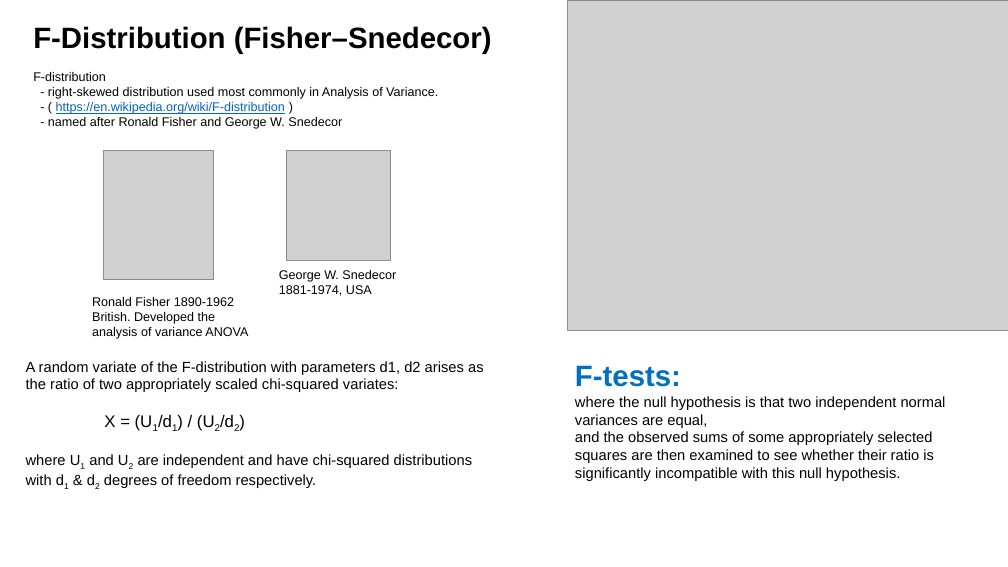
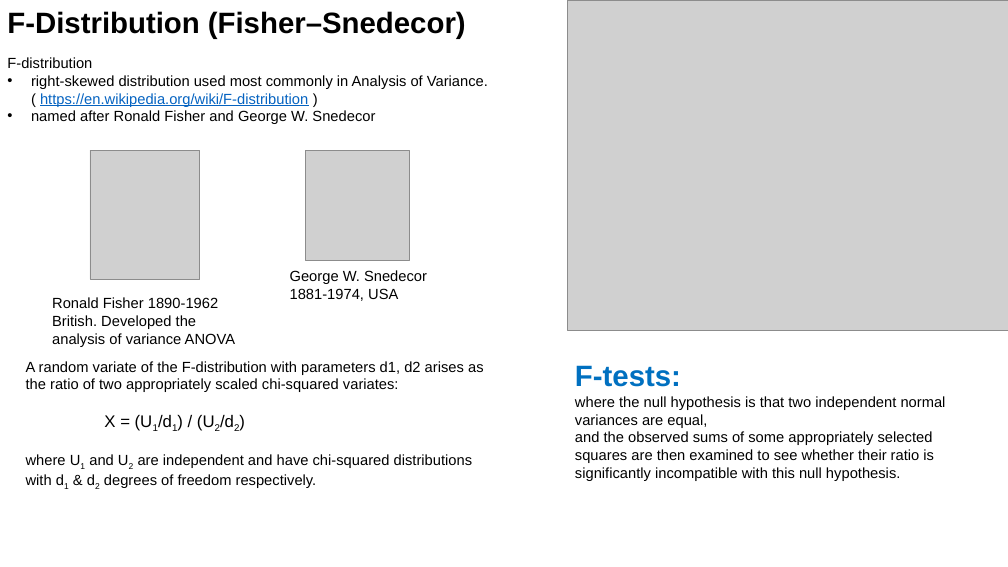
Before and after one commit to lselector/ml_ai_doc, a slide deck: slide 1 of statistics_08_F_ANOVA.pptx. Drawn at 1008x567 pixels with LibreOffice and Linux fonts; fonts in the diff are those of the drawing; grey boxes stand for pictures. Boxes give left, top, right and bottom in pixels: in the first picture for what was removed or moved away, otherwise in the second. Text is boxed around its words. In the diff, an @@ line names an element or a change of style, - is before the commit and + after.

Commit message:
statistics ANOVA

```diff
--- a/statistics_08_F_ANOVA.pptx
+++ b/statistics_08_F_ANOVA.pptx
@@ text "F-Distribution (Fisher–Snedecor)": place and size @@
-text "F-Distribution (Fisher–Snedecor)" at [33, 26, 492, 129]
+text "F-Distribution (Fisher–Snedecor)" at [7, 11, 488, 124]
@@ text at [7, 57, 92, 68]: size 12 to 14 pt in "F-distribution" @@
@@ text at [31, 75, 488, 124]: text changed; size 12 to 14 pt @@
-- right-skewed distribution used most commonly in Analysis of Variance.
-- ( https://en.wikipedia.org/wiki/F-distribution )
-- named after Ronald Fisher and George W. Snedecor
+• right-skewed distribution used most commonly in Analysis of Variance.
+  ( https://en.wikipedia.org/wiki/F-distribution )
+• named after Ronald Fisher and George W. Snedecor
@@ picture: place and size @@
-picture at [104, 150, 213, 280]
+picture at [90, 150, 200, 280]
@@ picture: place and size @@
-picture at [287, 150, 391, 260]
+picture at [305, 150, 409, 260]
@@ text "George W. Snedecor" at [290, 270, 427, 301]: size 12 to 14 pt @@
@@ text "George W. Snedecor": place and size @@
-text "George W. Snedecor" at [279, 270, 396, 296]
+text "George W. Snedecor" at [290, 270, 427, 301]
@@ text "Ronald Fisher 1890-1962": place and size @@
-text "Ronald Fisher 1890-1962" at [92, 297, 248, 339]
+text "Ronald Fisher 1890-1962" at [52, 297, 235, 347]
@@ text "Ronald Fisher 1890-1962" at [52, 297, 235, 347]: size 12 to 14 pt @@
```
Also in this commit, not shown: 2 other slides changed, 1 slide added.
